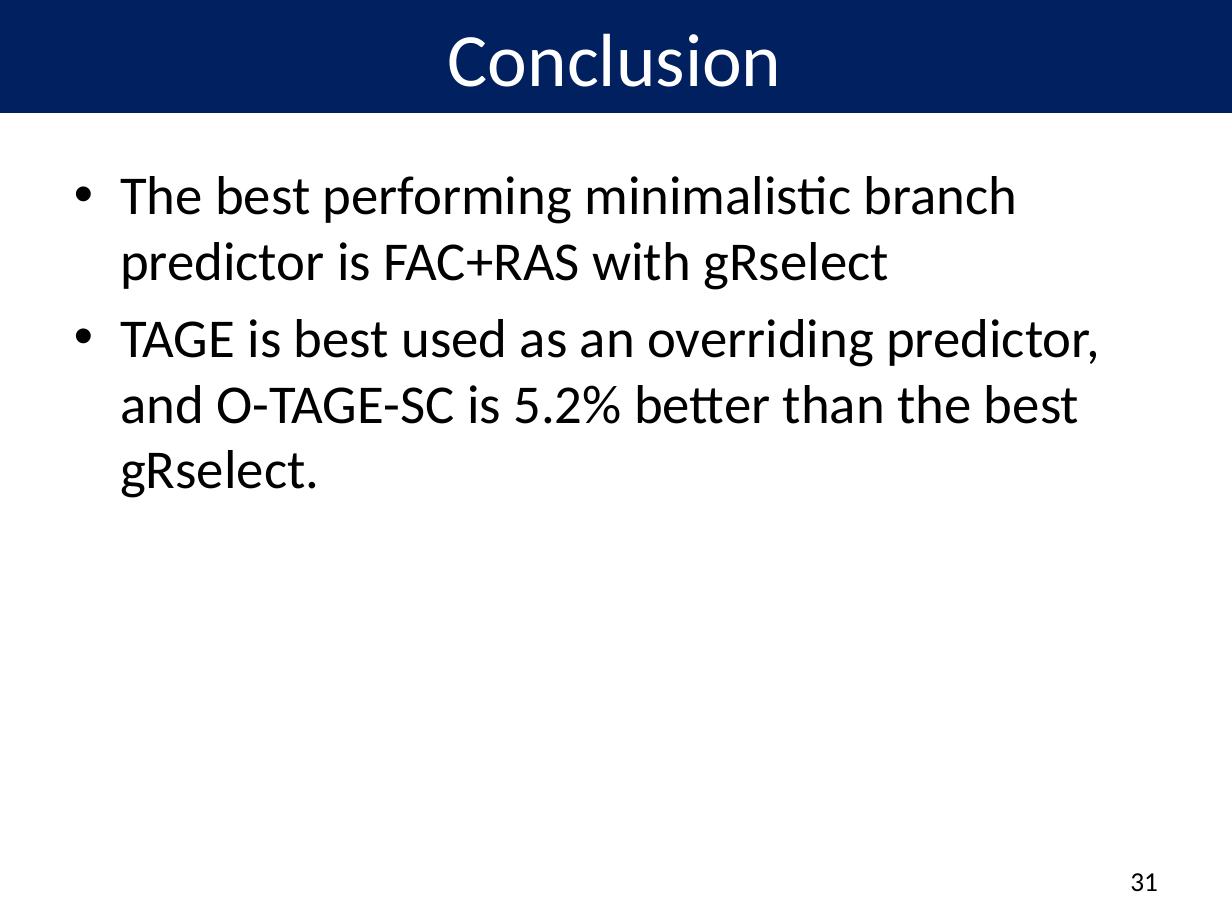
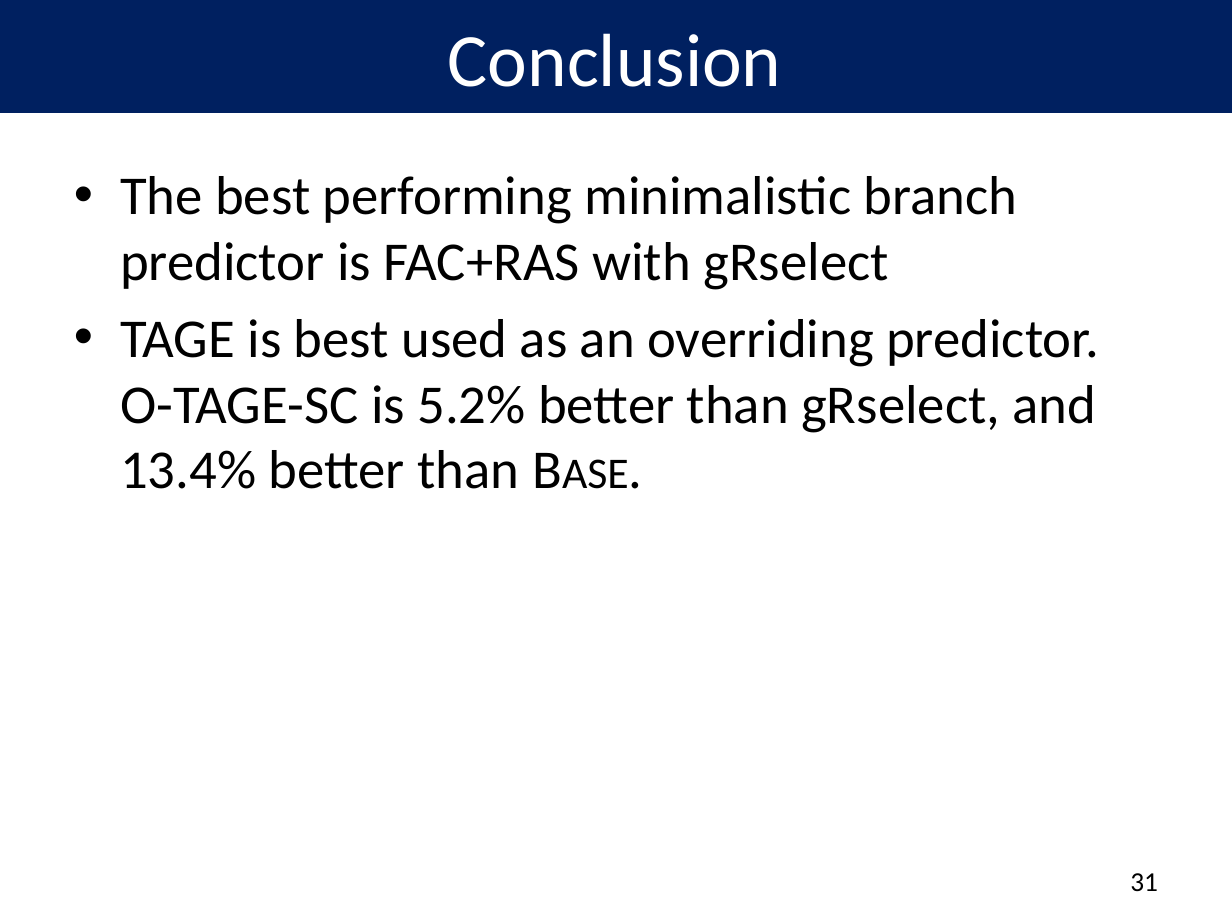
Before and after one commit to peterwudi/di-thesis, a slide deck: slide 32 of presentation/defense.pptx. Drawn at 1232x924 pixels with LibreOffice and Linux fonts; fonts in the diff are those of the drawing. Boxes give left, top, right and bottom in pixels: in the first picture for what was removed or moved away, otherwise in the second. Text is boxed around its words. In the diff, an @@ line names an element or a change of style, - is before the commit and + after.

```diff
--- a/presentation/defense.pptx
+++ b/presentation/defense.pptx
@@ text at <box>120,319,1099,489</box>: text changed @@
-• TAGE is best used as an overriding predictor, and O-TAGE-SC is 5.2% better than the best gRselect.
+• TAGE is best used as an overriding predictor. O-TAGE-SC is 5.2% better than gRselect, and 13.4% better than Base.
```
Also in this commit, not shown: 3 other slides changed, 1 other file.
